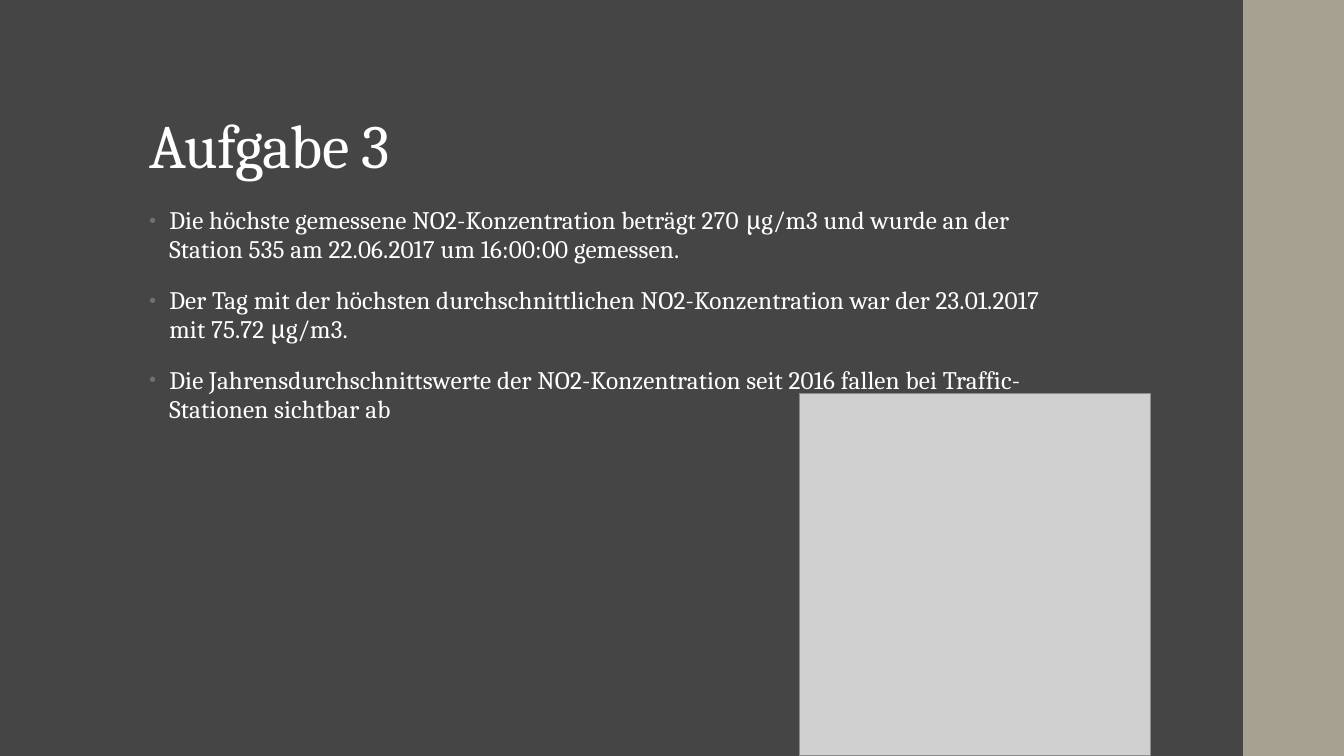
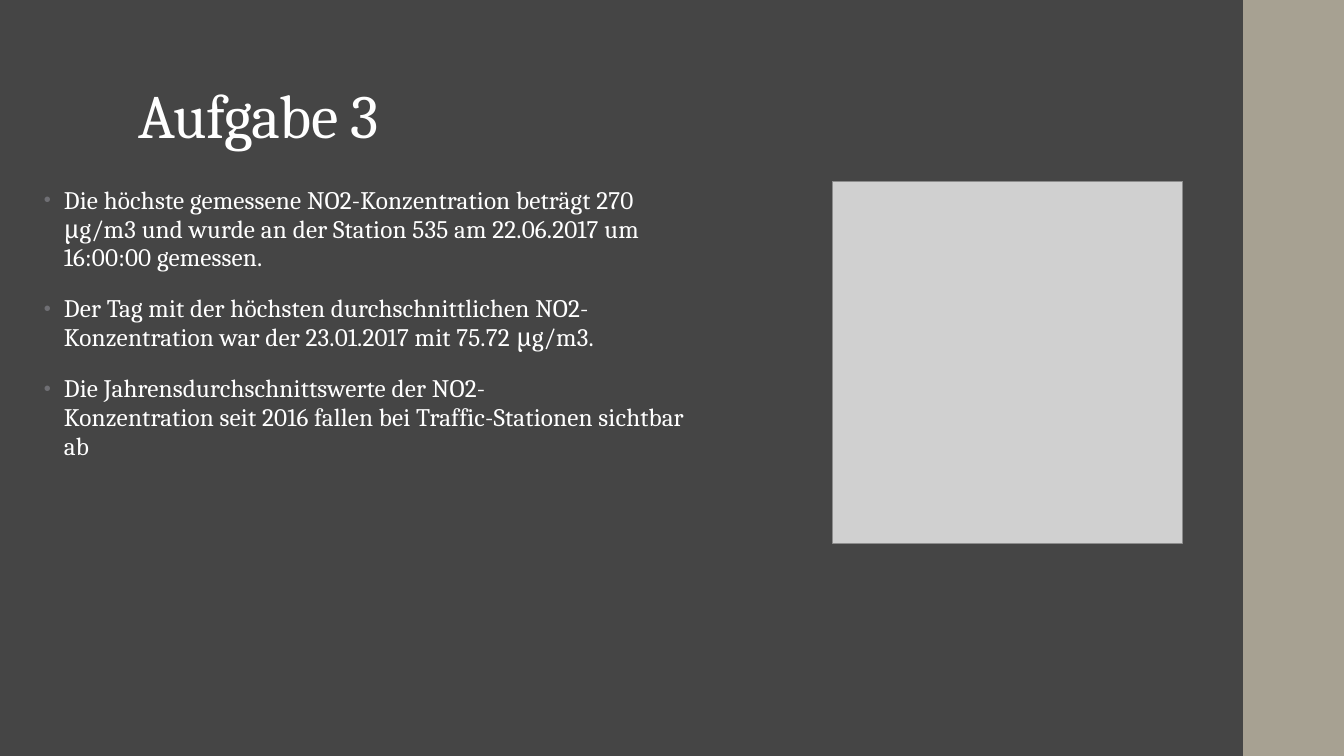
Before and after one commit to JFriedrich29/Studienarbeit-Data-Analytics, a slide deck: slide 5 of Abgabe/Abschlusspräsentation.pptx. Drawn at 1344x756 pixels with LibreOffice and Linux fonts; fonts in the diff are those of the drawing; grey boxes stand for pictures. Boxes give left, top, right and bottom in pixels: in the first picture for what was removed or moved away, otherwise in the second. Text is boxed around its words. In the diff, an @@ line names an element or a change of style, - is before the commit and + after.

```diff
--- a/Abgabe/Abschlusspräsentation.pptx
+++ b/Abgabe/Abschlusspräsentation.pptx
@@ title "Aufgabe 3" moved from (x1=149, y1=124, x2=389, y2=181) to (x1=138, y1=94, x2=379, y2=152) @@
@@ text "Die höchste gemessene NO2-Konzentration beträgt ..." rewrapped from (x1=169, y1=211, x2=1039, y2=419) to (x1=64, y1=191, x2=683, y2=455) @@
@@ picture moved from (x1=800, y1=394, x2=1150, y2=756) to (x1=833, y1=181, x2=1184, y2=543) @@
```
Also in this commit, not shown: 9 other slides changed, 8 other files.
